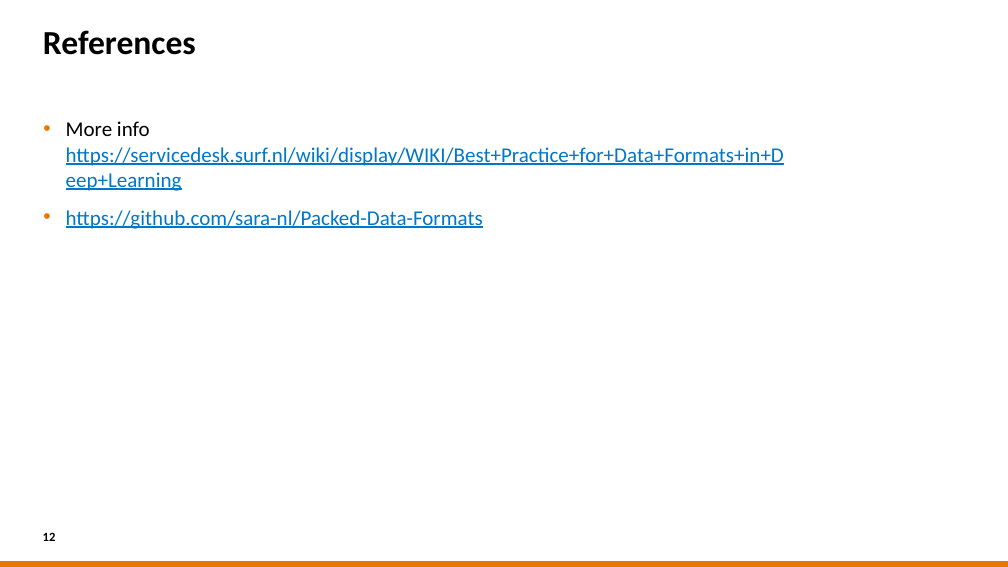
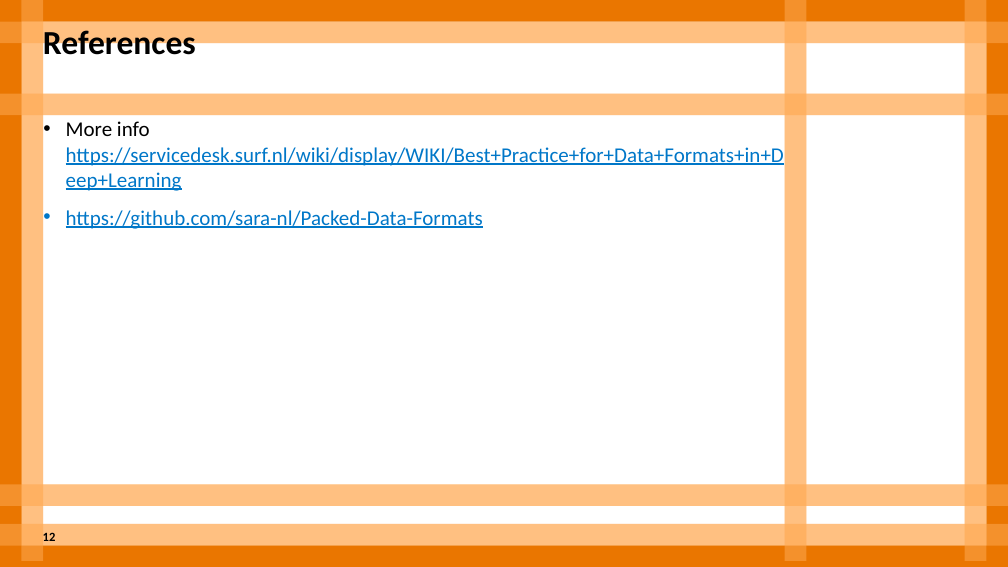
Before and after one commit to sara-nl/HPML-course-materials, a slide deck: slide 12 of Day2/slides/HPC_FS_and_Packed_data_formats.pptx. Drawn at 1008x567 pixels with LibreOffice and Linux fonts; fonts in the diff are those of the drawing; background and template pictures are left out. Boxes give left, top, right and bottom in pixels: in the first picture for what was removed or moved away, otherwise in the second. Text is boxed around its words. In the diff, an @@ line names an element or a change of style, - is before the commit and + after.

```diff
--- a/Day2/slides/HPC_FS_and_Packed_data_formats.pptx
+++ b/Day2/slides/HPC_FS_and_Packed_data_formats.pptx
@@ group added at (0, 0, 1008, 567): 7 rectangles @@
@@ group added at (0, 0, 1008, 567): 11 rectangles @@
@@ group added at (0, 0, 1008, 567): 4 rectangles @@
```
Also in this commit, not shown: 12 other slides changed.
